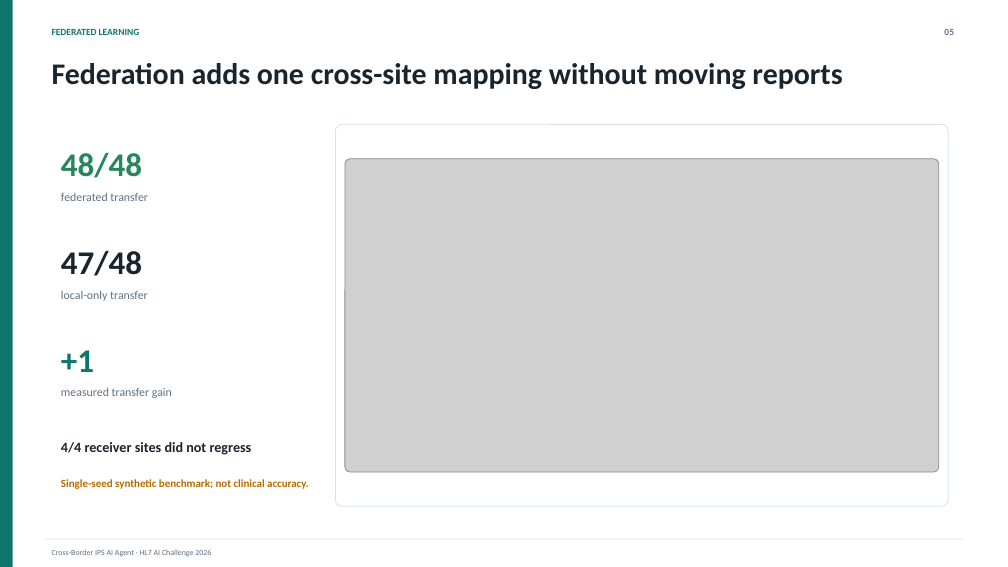
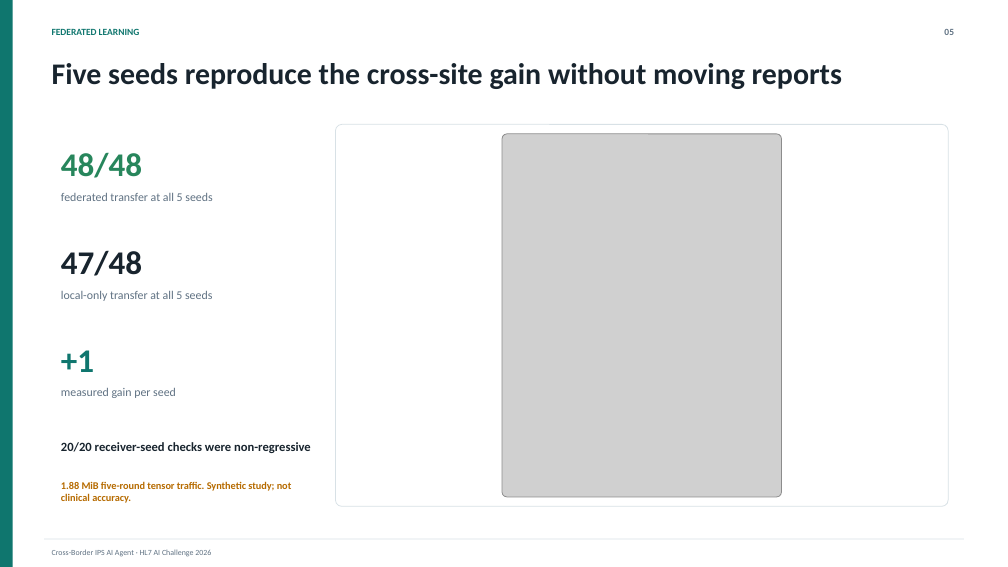
Before and after one commit to AnantGp/crossroad-fhir-link, a slide deck: slide 5 of submission/final_pitch_deck.pptx. Drawn at 1008x567 pixels with LibreOffice and Linux fonts; fonts in the diff are those of the drawing; grey boxes stand for pictures. Boxes give left, top, right and bottom in pixels: in the first picture for what was removed or moved away, otherwise in the second. Text is boxed around its words. In the diff, an @@ line names an element or a change of style, - is before the commit and + after.

Commit message:
Add multi-seed federated robustness evidence

```diff
--- a/submission/final_pitch_deck.pptx
+++ b/submission/final_pitch_deck.pptx
@@ text at <box>52,63,842,89</box>: text changed @@
-Federation adds one cross-site mapping without moving reports
+Five seeds reproduce the cross-site gain without moving reports
@@ picture: place and size @@
-picture at <box>345,159,938,473</box>
+picture at <box>502,134,782,497</box>
@@ text at <box>61,193,212,201</box>: text changed @@
-federated transfer
+federated transfer at all 5 seeds
@@ text at <box>61,291,212,301</box>: text changed @@
-local-only transfer
+local-only transfer at all 5 seeds
@@ text at <box>61,388,176,398</box>: text changed @@
-measured transfer gain
+measured gain per seed
@@ text at <box>61,442,311,453</box>: text changed; size 13.5 to 12 pt @@
-4/4 receiver sites did not regress
+20/20 receiver-seed checks were non-regressive
@@ text at <box>61,481,292,503</box>: text changed; size 10.5 to 9.8 pt @@
-Single-seed synthetic benchmark; not clinical accuracy.
+1.88 MiB five-round tensor traffic. Synthetic study; not clinical accuracy.
```
Also in this commit, not shown: 1 other slide changed, 34 other files.
